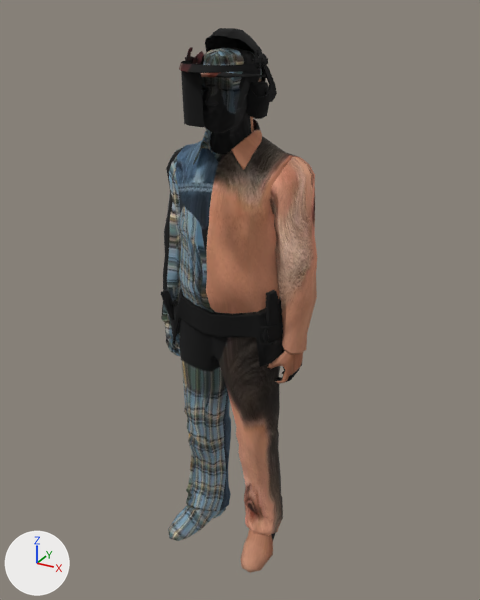
Before and after pictures for a commit that changed the glTF model public/models/people/build-m01.glb.
Rendered twice from a camera (50 mm lens) standing at (1.028, -1.8, 0.9) and looking at (0.017, 0.038, -0.019). Arrows for +X, +Y and +Z are at lower left; the lights stay in place. The picture after the commit comes second. Objects named as collision shapes, trigger or cutter boxes, shadow casters or lower levels of detail are left out. Vertices at exactly the same position are counted once.

Objects in the first picture: 'lod0'.
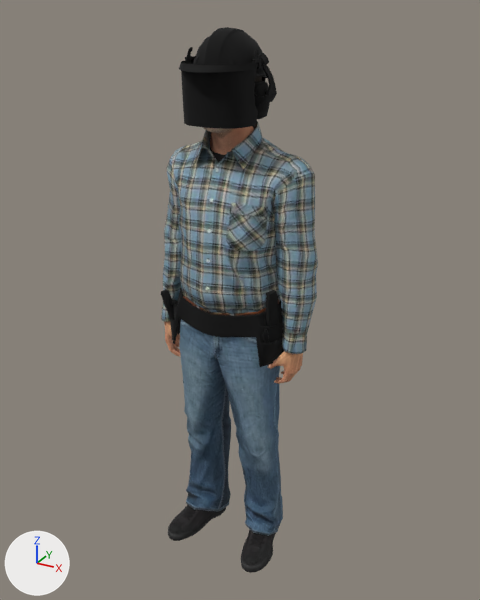
The newer file is also turned or shifted as a whole; pictures and numbers use the older file's frame.

What the commit changed:
me_lod0 is used by ob_lod0; location (0.0, 0.0, 0.0).
me_lod0 had 2490 vertices, 4771 faces and spanned x -0.28..0.29, y -0.18..0.19, z -1.0..0.85.
me_lod0 now has 3994 vertices, 7771 faces and spans x -0.28..0.29, y -0.19..0.19, z -1.0..0.85.
me_lod0 part 1: 87 vertices moved within x -0.25..0.26, y -0.11..0.14, z -0.26..0.73; 15 vertices removed from x -0.24..0.2, y -0.11..0.1, z -0.16..0.69; 1439 vertices added at x -0.28..0.28, y -0.15..0.18, z -0.48..0.85.
me_lod0 part 2: 80 vertices added at x -0.21..0.21, y -0.18..0.07, z -1.0..-0.89.
me_lod0 part 3: 2117 kept faces spanning x -0.28..0.29, y -0.19..0.19, z -1.0..0.85 get new texture (UV) coordinates.

What differs and where, as boxes [x1, y1, x2, y2] in the pictures (480 x 600 px):
'lod0', reshaped: before [161, 28, 317, 573]; after [161, 27, 318, 573]
part 1 of me_lod0, built on: before [166, 68, 302, 382]; after [161, 27, 318, 436]
part 2 of me_lod0, added: after [168, 505, 276, 573]
part 3 of me_lod0, surface changed: [161, 31, 317, 569] in both
